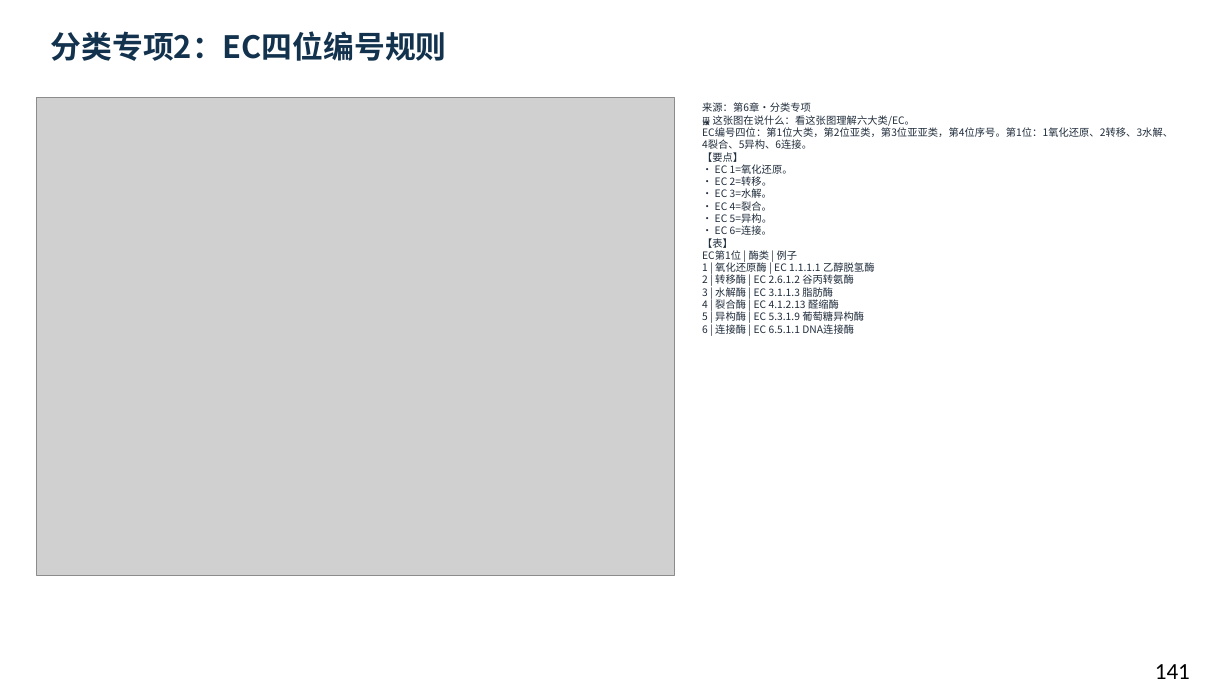
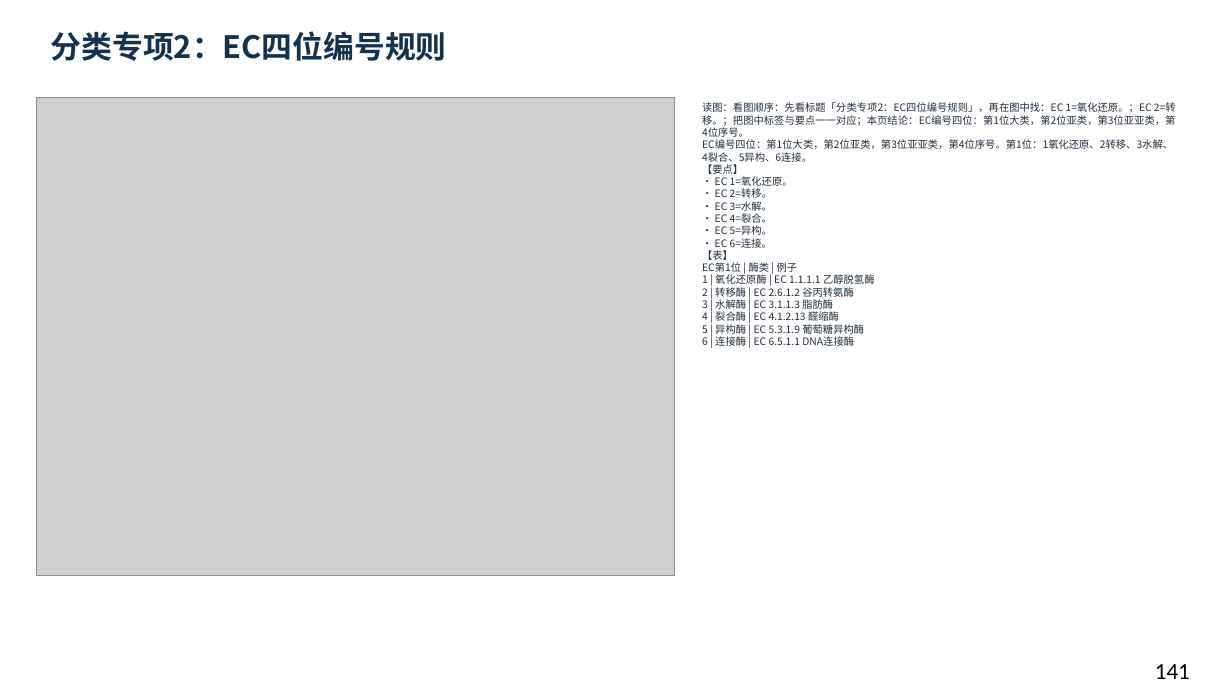
Before and after one commit to newkan-li/Biochemistry, a slide deck: slide 141 of downloads/bc06-ai-style.pptx. Drawn at 1232x693 pixels with LibreOffice and Linux fonts; fonts in the diff are those of the drawing; grey boxes stand for pictures. Boxes give left, top, right and bottom in pixels: in the first picture for what was removed or moved away, otherwise in the second. Text is boxed around its words. In the diff, an @@ line names an element or a change of style, - is before the commit and + after.

```diff
--- a/downloads/bc06-ai-style.pptx
+++ b/downloads/bc06-ai-style.pptx
@@ text at [702,102,1176,346]: text changed @@
-来源：第6章·分类专项
-🖼 这张图在说什么：看这张图理解六大类/EC。
-EC编号四位：第1位大类，第2位亚类，第3位亚亚类，第4位序号。第1位：1氧化还原、2转移、3水解、4裂合、5异构、6连接。
-【要点】
-• EC 1=氧化还原。
-• EC 2=转移。
-• EC 3=水解。
-• EC 4=裂合。
-• EC 5=异构。
-• EC 6=连接。
-【表】
-EC第1位 | 酶类 | 例子
-1 | 氧化还原酶 | EC 1.1.1.1 乙醇脱氢酶
-2 | 转移酶 | EC 2.6.1.2 谷丙转氨酶
-3 | 水解酶 | EC 3.1.1.3 脂肪酶
-4 | 裂合酶 | EC 4.1.2.13 醛缩酶
-5 | 异构酶 | EC 5.3.1.9 葡萄糖异构酶
-6 | 连接酶 | EC 6.5.1.1 DNA连接酶
+读图：看图顺序：先看标题「分类专项2：EC四位编号规则」，再在图中找：EC 1=氧化还原。；EC 2=转移。；把图中标签与要点一一对应；本页结论：EC编号四位：第1位大类，第2位亚类，第3位亚亚类，第4位序号。
+EC编号四位：第1位大类，第2位亚类，第3位亚亚类，第4位序号。第1位：1氧化还原、2转移、3水解、4裂合、5异构、6连接。
+【要点】
+• EC 1=氧化还原。
+• EC 2=转移。
+• EC 3=水解。
+• EC 4=裂合。
+• EC 5=异构。
+• EC 6=连接。
+【表】
+EC第1位 | 酶类 | 例子
+1 | 氧化还原酶 | EC 1.1.1.1 乙醇脱氢酶
+2 | 转移酶 | EC 2.6.1.2 谷丙转氨酶
+3 | 水解酶 | EC 3.1.1.3 脂肪酶
+4 | 裂合酶 | EC 4.1.2.13 醛缩酶
+5 | 异构酶 | EC 5.3.1.9 葡萄糖异构酶
+6 | 连接酶 | EC 6.5.1.1 DNA连接酶
```
Also in this commit, not shown: 151 other slides changed, 5 other files.
